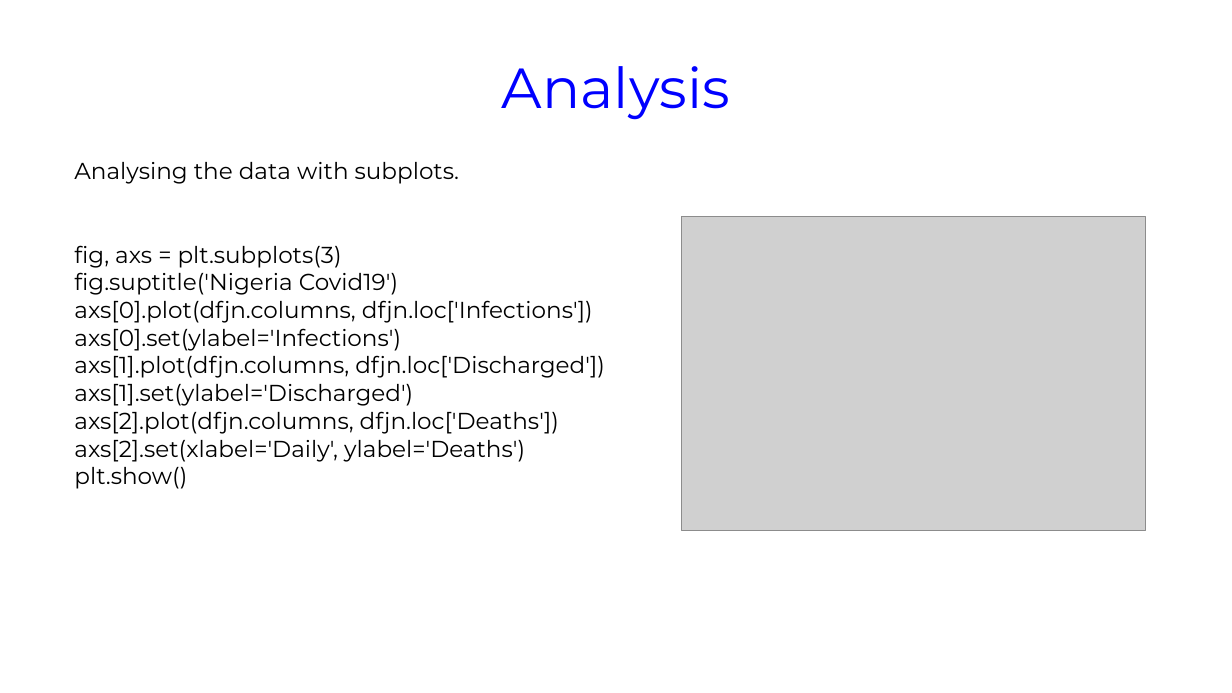
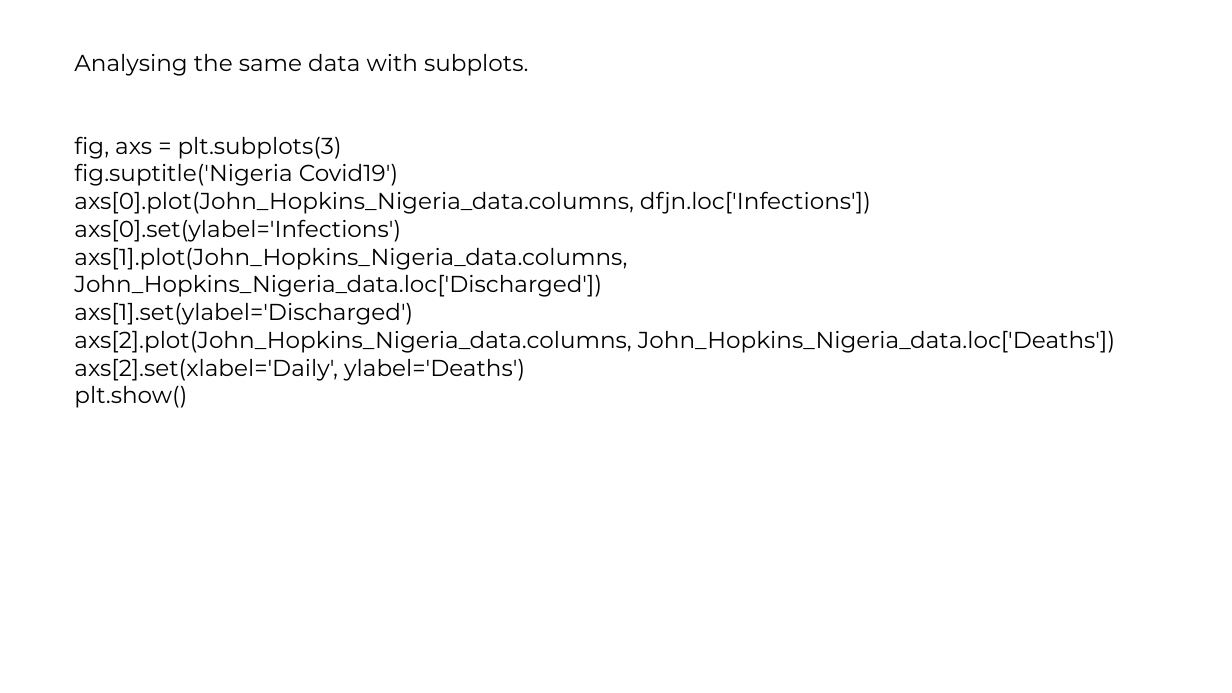
Before and after one commit to iroanya/Nigeria-COVID-19-Data-Analysis-Using-Python, a slide deck: slide 12 of Ustacky Capstone Project for Data Science Micro Degree.pptx (slide 8 before the commit). Drawn at 1232x693 pixels with LibreOffice and Linux fonts; fonts in the diff are those of the drawing; grey boxes stand for pictures. Boxes give left, top, right and bottom in pixels: in the first picture for what was removed or moved away, otherwise in the second. Text is boxed around its words. In the diff, an @@ line names an element or a change of style, - is before the commit and + after.

```diff
--- a/Ustacky Capstone Project for Data Science Micro Degree.pptx
+++ b/Ustacky Capstone Project for Data Science Micro Degree.pptx
@@ text "Analysing the same data with ...": place and size @@
-text "Analysing the same data with ..." at <box>74,162,605,489</box>
+text "Analysing the same data with ..." at <box>74,54,1115,408</box>
@@ text at <box>74,54,528,76</box>: text changed @@
-Analysing the data with subplots.
+Analysing the same data with subplots.
@@ title removed at <box>502,66,730,120</box> @@
-Analysis
@@ text at <box>74,191,871,214</box>: text changed @@
-axs[0].plot(dfjn.columns, dfjn.loc['Infections'])
+axs[0].plot(John_Hopkins_Nigeria_data.columns, dfjn.loc['Infections'])
@@ picture removed at <box>682,217,1146,531</box> @@
@@ text at <box>74,248,627,297</box>: text changed @@
-axs[1].plot(dfjn.columns, dfjn.loc['Discharged'])
+axs[1].plot(John_Hopkins_Nigeria_data.columns, John_Hopkins_Nigeria_data.loc['Discharged'])
@@ text at <box>74,331,1115,353</box>: text changed @@
-axs[2].plot(dfjn.columns, dfjn.loc['Deaths'])
+axs[2].plot(John_Hopkins_Nigeria_data.columns, John_Hopkins_Nigeria_data.loc['Deaths'])
```
Also in this commit, not shown: 10 other slides changed, 18 slides added, 1 slide removed.
